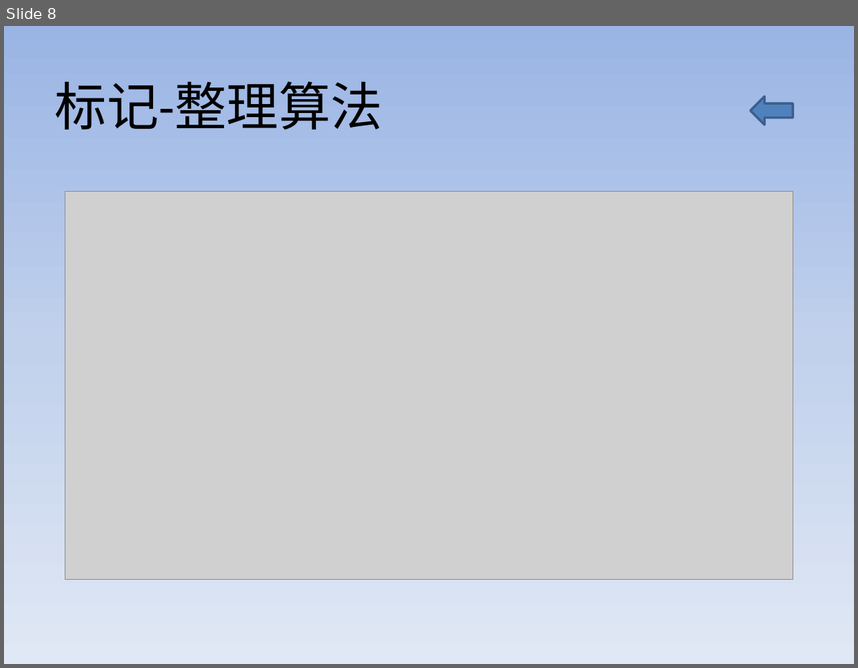
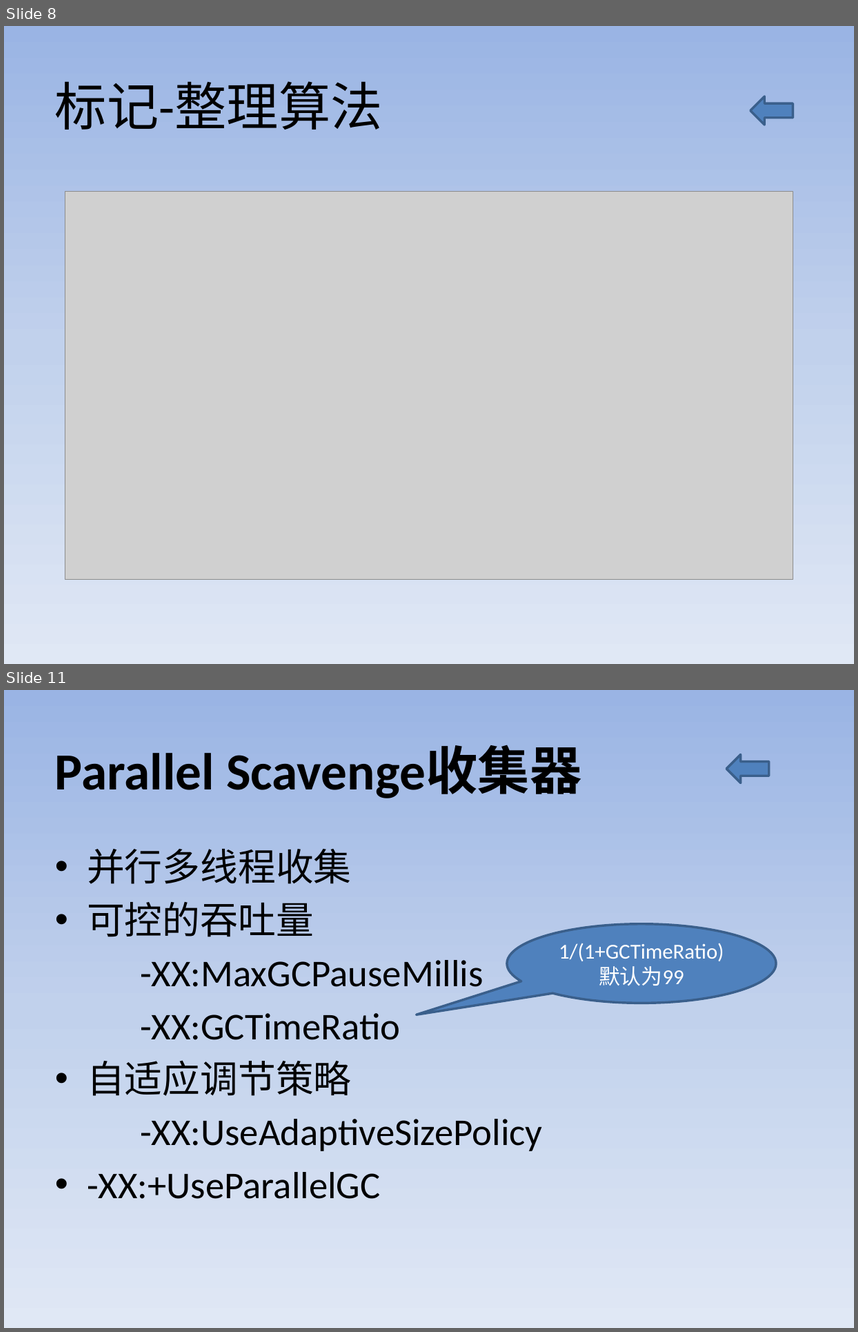
Before and after one commit to Aissue/myLearn, a slide deck: aboutGC/src/files/GC.pptx. Shown one above the other, each under a label of ours: slide 8 before the commit, slides 8 and 11 after it; the slides between them are not shown. The pictures are 858x668 and 858x1332 pixels, drawn with LibreOffice and Linux fonts; fonts in the diff are those of the drawing; grey boxes stand for pictures. Boxes give left, top, right and bottom in pixels: in the first picture for what was removed or moved away, otherwise in the second. Text is boxed around its words. In the diff, an @@ line names an element or a change of style, - is before the commit and + after.

```diff
--- a/aboutGC/src/files/GC.pptx
+++ b/aboutGC/src/files/GC.pptx
@@ slide 11 added at (4, 690, 854, 1328), background gradient #9AB5E4 to #C2D1ED to #E1E8F5 @@
@@ title added at (55, 746, 582, 798), 44 pt, text #000000, bold @@
+Parallel Scavenge收集器
@@ left arrow added at (726, 755, 769, 782), fill #4F81BD, outline #3A5F8C 2 pt @@
@@ text added at (87, 849, 543, 1199), 32 pt, text #000000 @@
+• 并行多线程收集
+• 可控的吞吐量
+-XX:MaxGCPauseMillis
+-XX:GCTimeRatio
+• 自适应调节策略
+-XX:UseAdaptiveSizePolicy
+• -XX:+UseParallelGC
@@ speech bubble added at (507, 924, 777, 1003), fill #4F81BD, outline #3A5F8C 2 pt, 18 pt, text #FFFFFF @@
+1/(1+GCTimeRatio)
+默认为99
```
Also in this commit, not shown: 2 slides changed, 3 other slides added, 1 other file.
